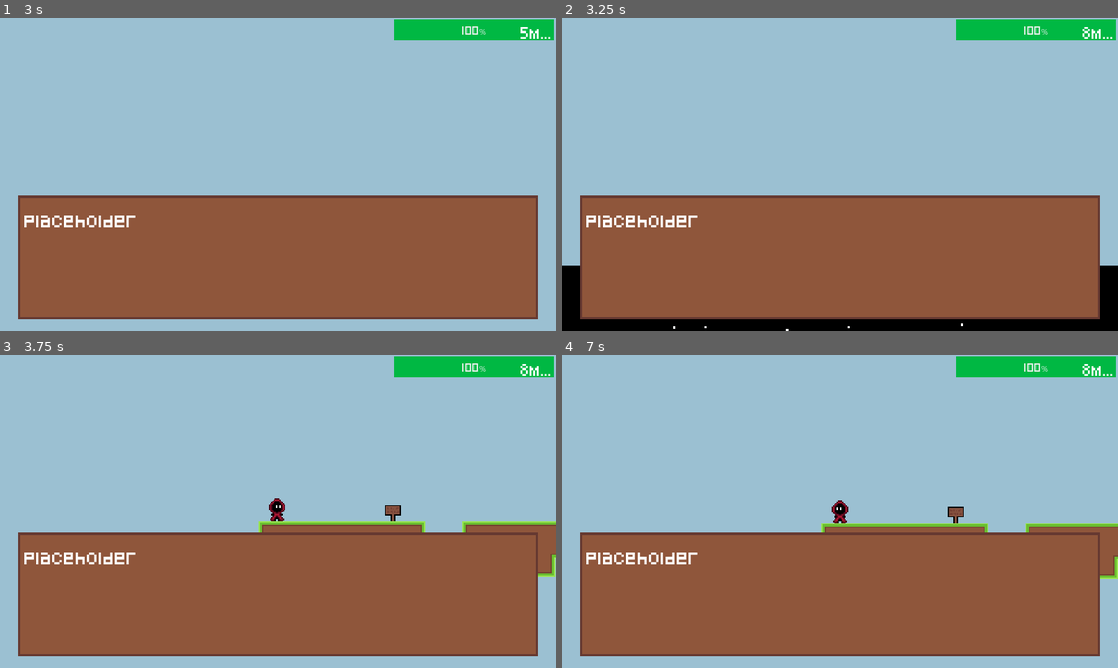
Above: before the commit, frames 1-4 (two rows, left to right).
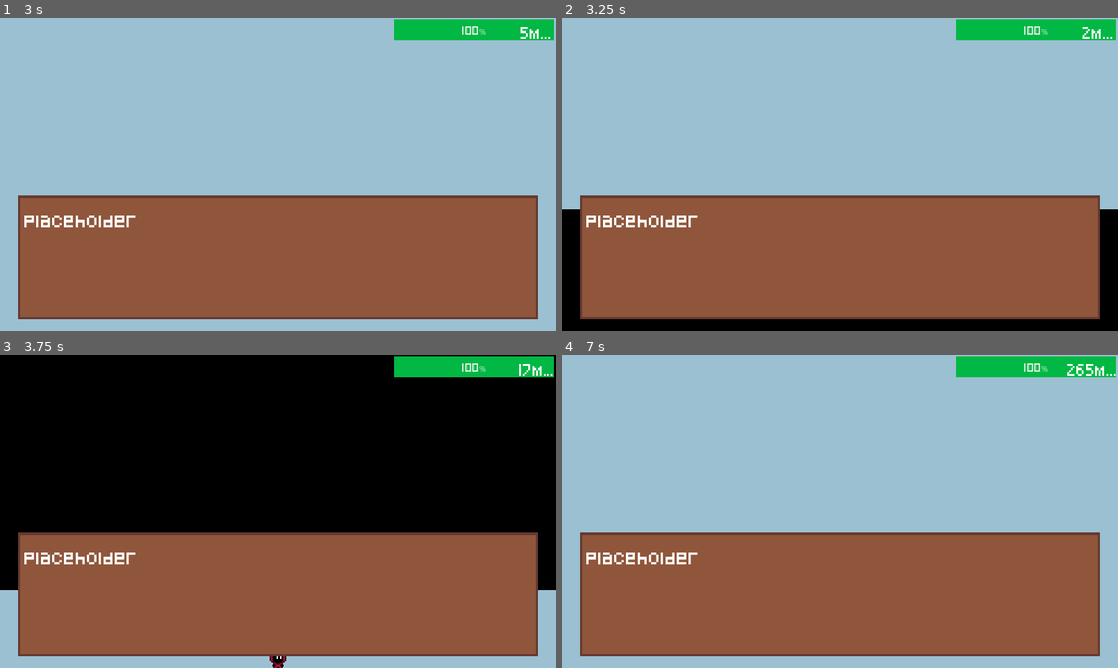
Above: after the commit, the same moments.

Repository: StormLight14/void-ascender
Game: Godot game, scene res://ui/menu/menu_ui.tscn
Two runs of this game, one before a commit and one after it. Both use one fixed random seed, a clock stepped at 60 frames per second and the inputs below.
Inputs:
- Up to frame 1 (3 s): click "NEW GAME" at 0.5 s; tap Enter at 1.25 s; hold Shift (climb) 1.28-2.03 s; hold D (right) 1.28-2.78 s; tap Space (jump) at 1.52, 2.27 s; tap E (interact) at 2.1 s; hold A (left) from 2.78 s (still down); hold Shift (climb) from 2.78 s (still down)
- Up to frame 2 (3.25 s): keep holding A (left); keep holding Shift (climb)
- Up to frame 3 (3.75 s): release A (left) at 3.53 s; release Shift (climb) at 3.53 s; hold D (right) from 3.53 s (still down); tap E (interact) at 3.6 s
- Up to frame 4 (7 s): tap Space (jump) at 3.77, 4.52, 5.27, 6.77 s; hold Shift (climb) 4.28-5.03 s; release D (right) at 5.03 s; hold A (left) 5.03-5.78 s; tap E (interact) at 5.1, 6.6 s; hold D (right) 5.78-6.53 s; hold Shift (climb) 5.78-6.53 s; hold A (left) from 6.53 s (still down)

Frame 1 is identical in both runs. In frame 2, 1.2% of the frame differs, in the area x 0-100%, y 2-100%; in frame 3, 56%, in the area x 0-100%, y 0-100%; in frame 4, 2.3%.
Error before the commit: Invalid access of index '0' on a base object of type: 'Array[String]'. (res://Global.gd:6)
Error after the commit: Invalid call. Nonexistent function 'set_reset_position' in base 'Node2D'. (res://level/level.gd:13)

Commit message:
change void to Node2D

Diff:
--- a/hazards/void/void.tscn
+++ b/hazards/void/void.tscn
@@ -3,10 +3,8 @@
 [ext_resource type="Script" path="res://hazards/void/void.gd" id="1_oh147"]
 [ext_resource type="Texture2D" uid="uid://ofv0s5tiw7j3" path="res://assets/hazards/void.png" id="2_xj3mj"]
 
-[node name="Void" type="Area2D"]
+[node name="Void" type="Node2D"]
 position = Vector2(0, 1)
-collision_layer = 2
-collision_mask = 16
 script = ExtResource("1_oh147")
 
 [node name="Sprite2D" type="Sprite2D" parent="."]
